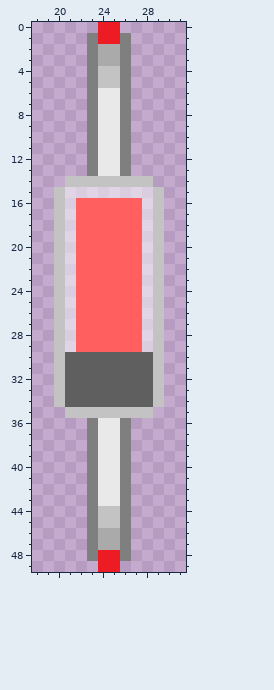
File history of a pixel-art sprite, UCBeditor/element/solid/D/DO-35.png. Above: the version before the commit.
The file is 50x50 pixels. Colours within 5 levels of each other are drawn and written as one. Shown: x 18..31, y 0..49.
Now the later version:
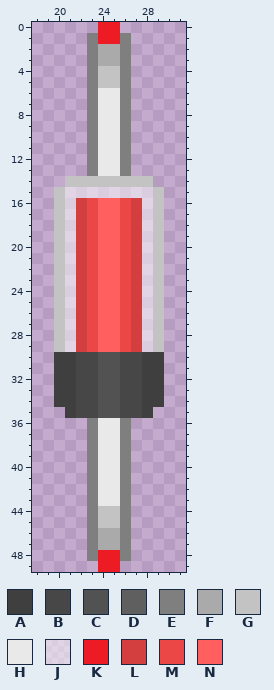
Palette (. is transparent): A #3f3f3f  B #474747  C #525252  D #5f5f5f  E #7f7f7f  F #aaaaaa  G #c3c3c3  H #e9e9e9  J #fefefe7f  K #ed1c24  L #d33f3f  M #eb4747  N #ff5f5f
Diff:
y 16..29: x 22..23 NN -> LM; x 26..27 NN -> ML
y 30..34: x 20..29 GDDDDDDDDG -> AABBCCBBAA
y 35: x 21..28 GGGGGGGG -> ABBCCBBA
